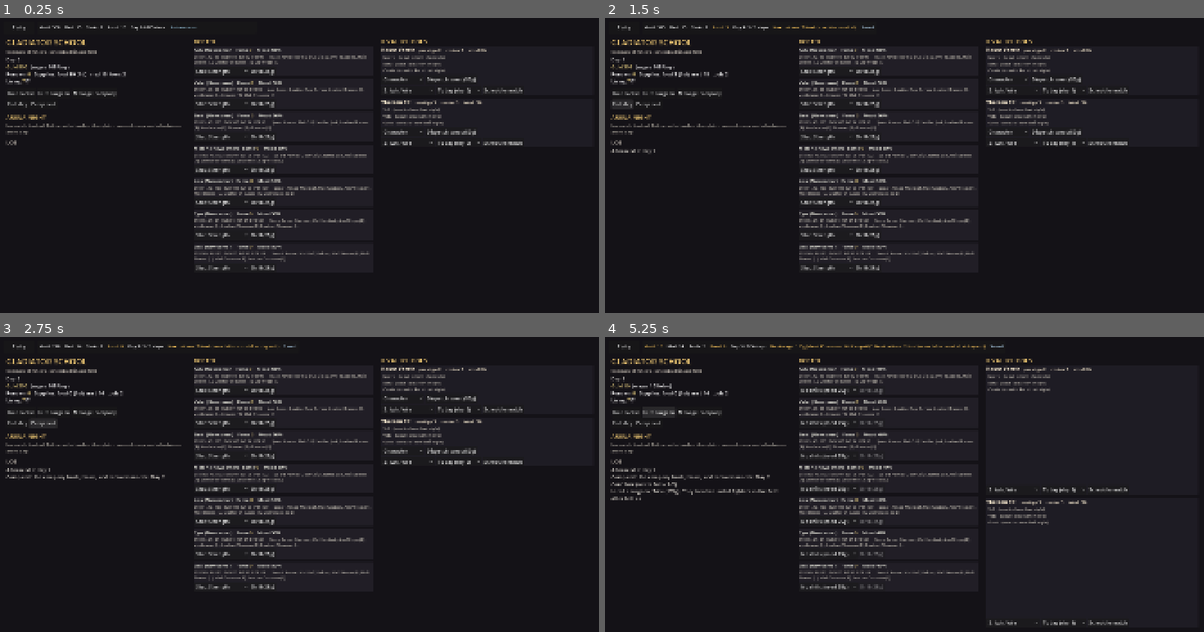
Above: before the commit, frames 1-4 (two rows, left to right).
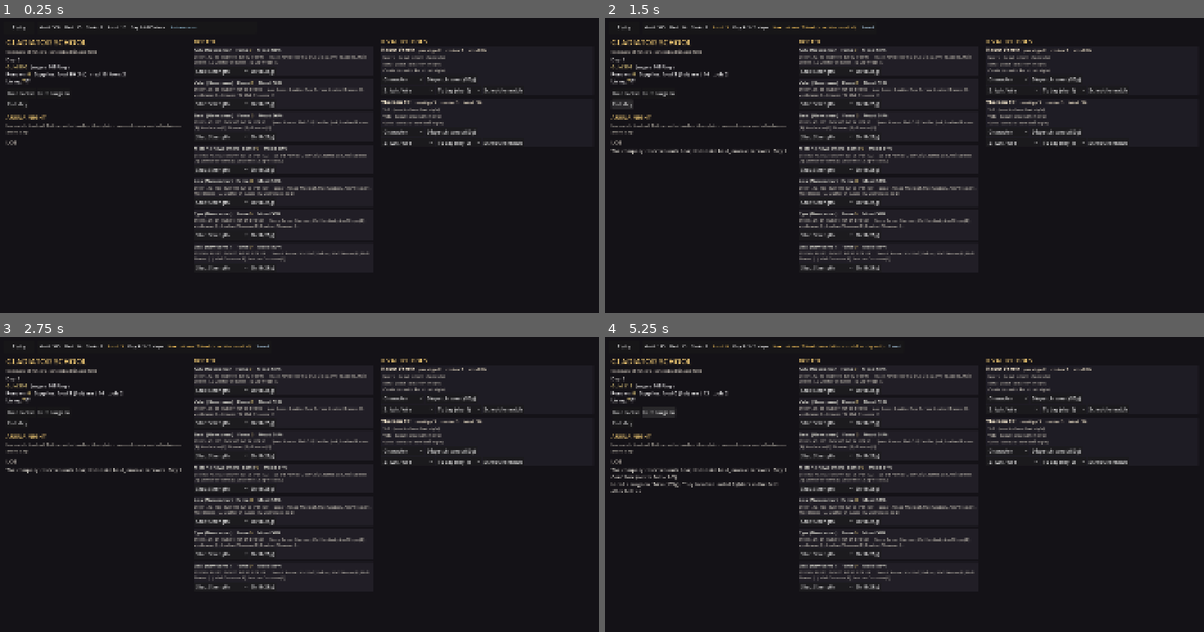
Above: after the commit, the same moments.

Repository: Evernight27/FallenPaths
Game: Godot game, scene res://scenes/gladiator/gladiator.tscn
Two runs of this game, one before a commit and one after it. Both use one fixed random seed, a clock stepped at 60 frames per second and the inputs below.
Inputs (mouse positions are in pixels of both pictures, inside the frame that each line leads up to):
- Up to frame 1 (0.25 s): no input
- Up to frame 2 (1.5 s): click (700, 94) at 0.5 s, where only the run before the commit has a clickable "Manage company"; click "End day" at 1.25 s
- Up to frame 3 (2.75 s): click (41, 422) at 2 s, where only the run before the commit has a clickable "Camp rest"
- Up to frame 4 (5.25 s): click "Party" at 2.75 s; click (904, 455) at 3.5 s, where only the run before the commit has a clickable "End day (saves progress) -- r…"; click "Hire rookie" at 4.25 s; click "Hire surgeon" at 5 s

The runs differ from the first frame. In frame 1, 0.1% of the frame differs, in the area x 5-20%, y 24-31%; in frame 2, 0.4%; in frame 3, 0.7%; in frame 4, 4.0%, in the area x 0-88%, y 2-98%.

Commit message:
enlarged and fixed ui
Former-commit-id: 694db3891d734534c32baec8e8f051378f55c127

Diff:
--- a/scenes/gladiator/gladiator.gd
+++ b/scenes/gladiator/gladiator.gd
@@ -165,12 +165,10 @@
     left.add_child(company_buttons)
     company_buttons.add_child(_mk_button("Hire rookie", _on_hire))
     company_buttons.add_child(_mk_button("Hire surgeon", _on_hire_surgeon))
-    company_buttons.add_child(_mk_button("Manage company", _on_manage_company))
 
     var day_buttons := HBoxContainer.new()
     left.add_child(day_buttons)
     day_buttons.add_child(_mk_button("End day", _on_end_day))
-    day_buttons.add_child(_mk_button("Camp rest", _on_camp_rest))
 
     left.add_child(_mk_sep())
     left.add_child(_mk_label("ARENA NIGHT", 19, Color(0.93, 0.78, 0.45)))
@@ -537,23 +535,13 @@
 func _on_end_day() -> void:
     if _busy:
         return
-    if CompanyState.try_advance_day(self):
-        _log("Advanced to day %d." % CompanyState.get_day_index(self))
-    else:
-        _log("The day could not be advanced.")
-    rebuild_all()
-
-
-func _on_camp_rest() -> void:
-    if _busy:
-        return
     var res: Dictionary = CompanyGladiator.rest_day(self)
     if str(res.get("kind", "")) == "camp_rest":
-        _log("Camp rest: the company heals, trains, and recovers morale. Day %d." % int(res.get("day", 0)))
+        _log("The company rests: wounds heal, drills take hold, morale recovers. Day %d." % int(res.get("day", 0)))
     else:
         _log(
             (
-                "Couldn't rest (wounds need tending or a med supply) - the day ended instead. Day %d."
+                "The day ended (wounds need tending or a med supply before a full rest). Day %d."
                 % int(res.get("day", 0))
             )
         )
@@ -595,15 +583,11 @@
     rebuild_all()
 
 
-func _on_manage_company() -> void:
+func _on_party_button_pressed() -> void:
     var menu: Variant = get_meta("party_menu") if has_meta("party_menu") else null
     var pm: Variant = get_meta("party_manager") if has_meta("party_manager") else null
     if menu is Node and pm != null and (menu as Node).has_method("show_party"):
         (menu as Node).show_party(self, pm.get_members())
-
-
-func _on_party_button_pressed() -> void:
-    _on_manage_company()
 
 
 func _on_scout(school_id: String, chooser: OptionButton) -> void:
--- a/ui/battle/BattleUIConstants.gd
+++ b/ui/battle/BattleUIConstants.gd
@@ -5,7 +5,8 @@
 ## Body part lists use BodyPartConstants; this file holds battle-specific UI values.
 
 # Body bar dimensions
-const BODY_BAR_CELL_WIDTH := 56
+## Wide enough for the compact "Hd 30|0|0" readout at the enlarged body-label font size.
+const BODY_BAR_CELL_WIDTH := 96
 const BODY_BAR_HEIGHT := 12
 const GAUGE_WIDTH := 160
 ## Wide enough for counter + attention + footwork fragments (`clip_text` still on label).
--- a/ui/battle/BodyDiagramView.gd
+++ b/ui/battle/BodyDiagramView.gd
@@ -10,8 +10,8 @@
 
 const ART_W: float = 100.0
 const ART_H: float = 160.0
-const MIN_W: float = 78.0
-const MIN_H: float = 126.0
+const MIN_W: float = 150.0
+const MIN_H: float = 240.0
 
 const OUTLINE: Color = Color(0.02, 0.02, 0.04)
 const BACKDROP: Color = Color(0.07, 0.08, 0.1)
@@ -67,14 +67,18 @@
     var head_c: Vector2 = _art(50.0, 18.0)
     var radius: float = 9.0 * _scale
     draw_circle(head_c, radius, _region_color("head"))
-    draw_arc(head_c, radius, 0.0, TAU, 24, OUTLINE, 1.0 * _scale, true)
+    draw_arc(head_c, radius, 0.0, TAU, 24, OUTLINE, _outline_w(), true)
+
+
+func _outline_w() -> float:
+    return maxf(1.5, 1.6 * _scale)
 
 
 func _draw_polygon(poly: PackedVector2Array, part: String) -> void:
     if poly.size() < 3:
         return
     draw_colored_polygon(poly, _region_color(part))
-    draw_polyline(_closed(poly), OUTLINE, 1.0, true)
+    draw_polyline(_closed(poly), OUTLINE, _outline_w(), true)
 
 
 func _closed(poly: PackedVector2Array) -> PackedVector2Array:
--- a/ui/battle/CombatantRowBuilder.gd
+++ b/ui/battle/CombatantRowBuilder.gd
@@ -106,23 +106,37 @@
     # Fallout-style free human silhouette colored by per-part health, with a compact numeric
     # readout (cut|blunt|bone) beside it. The diagram replaces the old six per-part progress bars.
     var body_hbox = HBoxContainer.new()
-    body_hbox.add_theme_constant_override("separation", 8)
+    body_hbox.add_theme_constant_override("separation", 12)
     var body_diagram = BodyDiagramView.new()
     body_hbox.add_child(body_diagram)
+    # Legend over the label columns names the three compact values so the pipes are readable.
+    var legend_col = VBoxContainer.new()
+    legend_col.add_theme_constant_override("separation", 6)
+    var legend_lbl = Label.new()
+    legend_lbl.name = "BodyLegend"
+    legend_lbl.text = PartyRowFormatter.BODY_COMPACT_LEGEND
+    legend_lbl.custom_minimum_size = Vector2(
+        BattleUIConstants.BODY_BAR_CELL_WIDTH * BodyPartConstants.BODY_BAR_COLUMNS.size(), 0
+    )
+    legend_lbl.add_theme_font_size_override("font_size", 11)
+    legend_lbl.add_theme_color_override("font_color", Color(0.7, 0.75, 0.8))
+    legend_lbl.horizontal_alignment = HORIZONTAL_ALIGNMENT_CENTER
+    legend_col.add_child(legend_lbl)
     var body_labels := {}
     for column_parts in BodyPartConstants.BODY_BAR_COLUMNS:
         var col_vbox = VBoxContainer.new()
-        col_vbox.add_theme_constant_override("separation", 2)
+        col_vbox.add_theme_constant_override("separation", 6)
         for part in column_parts:
             var lbl = Label.new()
             lbl.name = "lbl_%s" % part
             lbl.text = BodyPartConstants.BODY_LABELS.get(part, part)
             lbl.custom_minimum_size = Vector2(BattleUIConstants.BODY_BAR_CELL_WIDTH, 0)
-            lbl.add_theme_font_size_override("font_size", 9)
+            lbl.add_theme_font_size_override("font_size", 14)
             lbl.horizontal_alignment = HORIZONTAL_ALIGNMENT_CENTER
             col_vbox.add_child(lbl)
             body_labels[part] = lbl
-        body_hbox.add_child(col_vbox)
+        legend_col.add_child(col_vbox)
+    body_hbox.add_child(legend_col)
     row.add_child(body_hbox)
     if list != null:
         list.add_child(row)
--- a/ui/company/PartyMenu.gd
+++ b/ui/company/PartyMenu.gd
@@ -3,12 +3,10 @@
 
 # Simple party menu that displays member info (body parts: cutting + blunt)
 var content_vbox: VBoxContainer
-var _end_day_button: Button
 var _camp_heal_button: Button
 var _hire_button: Button
 var _hire_surgeon_button: Button
 var _new_company_button: Button
-var _fight_duel_button: Button
 var _autosave_footer_label: Label
 var _title_label: Label
 var _world: Node2D
@@ -18,6 +16,10 @@
 
 func _ready() -> void:
     min_size = Vector2(420, 440)
+    var panel_style := StyleBoxFlat.new()
+    panel_style.bg_color = Color(0.08, 0.07, 0.09, 1.0)
+    panel_style.set_content_margin_all(0.0)
+    add_theme_stylebox_override("panel", panel_style)
 
     var margin := MarginContainer.new()
     margin.set_anchors_preset(Control.PRESET_FULL_RECT)
@@ -50,12 +52,6 @@
     content_vbox.size_flags_horizontal = Control.SIZE_EXPAND_FILL
     scroll.add_child(content_vbox)
 
-    _end_day_button = Button.new()
-    _end_day_button.text = CompanyState.format_end_day_button_label()
-    _end_day_button.visible = false
-    _end_day_button.pressed.connect(_on_end_day_pressed)
-    content_vbox.add_child(_end_day_button)
-
     _camp_heal_button = Button.new()
     _camp_heal_button.text = CompanyState.format_camp_rest_button_label(null, true)
     _camp_heal_button.visible = false
@@ -79,12 +75,6 @@
     _new_company_button.visible = false
     _new_company_button.pressed.connect(_on_new_company_pressed)
     content_vbox.add_child(_new_company_button)
-
-    _fight_duel_button = Button.new()
-    _fight_duel_button.text = "Fight Duel"
-    _fight_duel_button.visible = false
-    _fight_duel_button.pressed.connect(_on_fight_duel_pressed)
-    content_vbox.add_child(_fight_duel_button)
 
     _autosave_footer_label = Label.new()
     _autosave_footer_label.visible = false
@@ -117,12 +107,10 @@
         )
     for child in content_vbox.get_children():
         if (
-            child == _end_day_button
-            or child == _camp_heal_button
+            child == _camp_heal_button
             or child == _hire_button
             or child == _hire_surgeon_button
             or child == _new_company_button
-            or child == _fight_duel_button
             or child == _autosave_footer_label
         ):
             continue
@@ -402,10 +390,6 @@
         var menu_footer: String = CompanyState.format_party_menu_footer(world)
         _autosave_footer_label.visible = not menu_footer.is_empty()
         _autosave_footer_label.text = menu_footer
-    if _end_day_button != null:
-        _end_day_button.visible = CompanyState.can_offer_end_day(world)
-        _end_day_button.text = CompanyState.format_end_day_button_label(world)
-        _end_day_button.tooltip_text = CompanyState.format_end_day_tooltip(world)
     if _camp_heal_button != null:
         var ready_camp: bool = CompanyState.camp_heal_ready(world, true)
         _camp_heal_button.visible = CompanyState.should_show_party_camp_rest_button(world)
@@ -433,17 +417,6 @@
         _hire_surgeon_button.tooltip_text = CompanyState.format_surgeon_hire_tooltip(world, true)
     if _new_company_button != null:
         _new_company_button.visible = CompanyState.can_offer_new_campaign_from_menu()
-    if _fight_duel_button != null:
-        var duel_ready: bool = CompanyState.can_start_duel(world)
-        _fight_duel_button.visible = world != null
-        _fight_duel_button.disabled = not duel_ready
-        if duel_ready:
-            _fight_duel_button.text = "Fight Duel"
-        else:
-            _fight_duel_button.text = (
-                "Fight Duel (%s)" % str(CampaignEncounterBridge.can_enter_combat(world).get("message", "unavailable"))
-            )
-        _fight_duel_button.tooltip_text = ("1v1 sword duel. Leader only, party fights on the unit AI.")
     var opening: bool = not visible
     popup_centered()
     self.grab_focus()
@@ -543,19 +516,6 @@
     CompanyState.refresh_hud(_world)
 
 
-func _on_end_day_pressed() -> void:
-    if _world == null:
-        return
-    if CompanyState.request_end_day(_world):
-        CompanyState.refresh_hud(_world)
-        hide()
-    elif OperationalLog.is_play_session_active():
-        var block_hint: String = CompanyState.format_party_end_day_unavailable_hint(_world)
-        if block_hint.is_empty():
-            block_hint = "End day unavailable (check camp tile or day-tick mode)."
-        OperationalLog.play_world("End day blocked — " + str(block_hint))
-
-
 func _on_camp_heal_pressed() -> void:
     if _world == null:
         return
@@ -605,15 +565,6 @@
         return
     hide()
     CompanyState.request_new_campaign(_world)
-
-
-func _on_fight_duel_pressed() -> void:
-    if _world == null:
-        return
-    if CompanyState.start_duel(_world):
-        hide()
-    elif OperationalLog.is_play_session_active():
-        OperationalLog.play_world("Fight duel blocked.")
 
 
 func _append_last_battle_banner(world: Node) -> void:
--- a/ui/company/PartyRowFormatter.gd
+++ b/ui/company/PartyRowFormatter.gd
@@ -16,6 +16,11 @@
 const BODY_LABELS_SHORT := {
     "head": "Hd", "chest": "Ch", "right_arm": "RA", "left_arm": "LA", "left_leg": "LL", "right_leg": "RL"
 }
+
+## Column header for the three compact body-part values, so the readout is self-explanatory:
+## cut tissue remaining | blunt tissue remaining | bone remaining. Position-for-position with
+## `format_body_part_compact`'s pipe-separated cells.
+const BODY_COMPACT_LEGEND := "cut|blunt|bone"
 
 
 ## Read-only body stat dicts from a party/battle member row.
